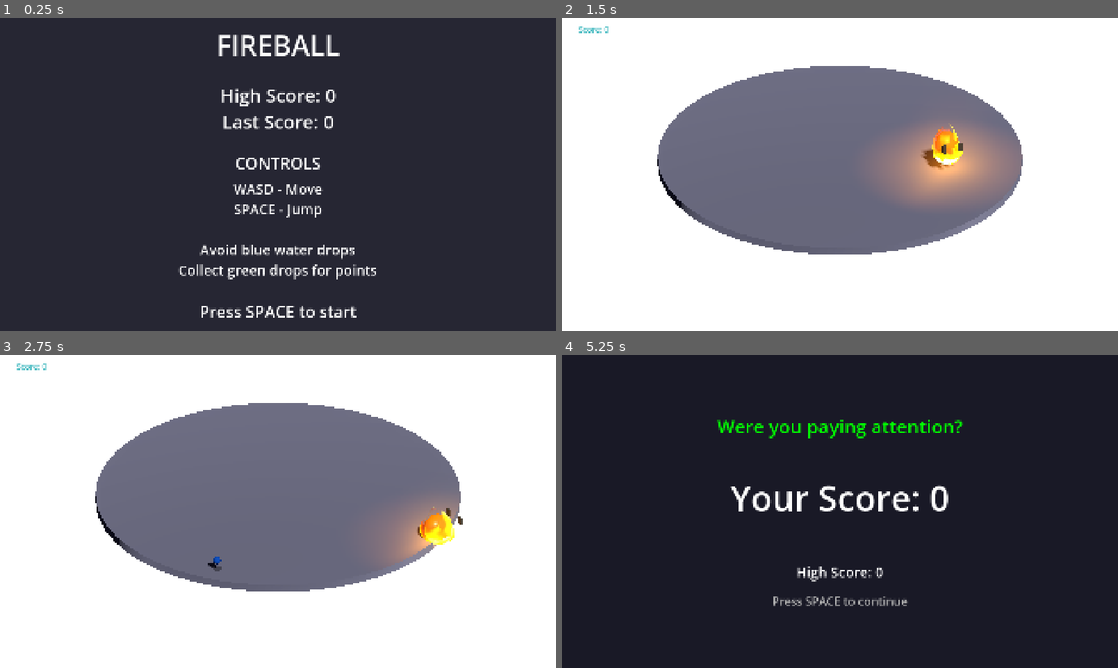
Above: before the commit, frames 1-4 (two rows, left to right).
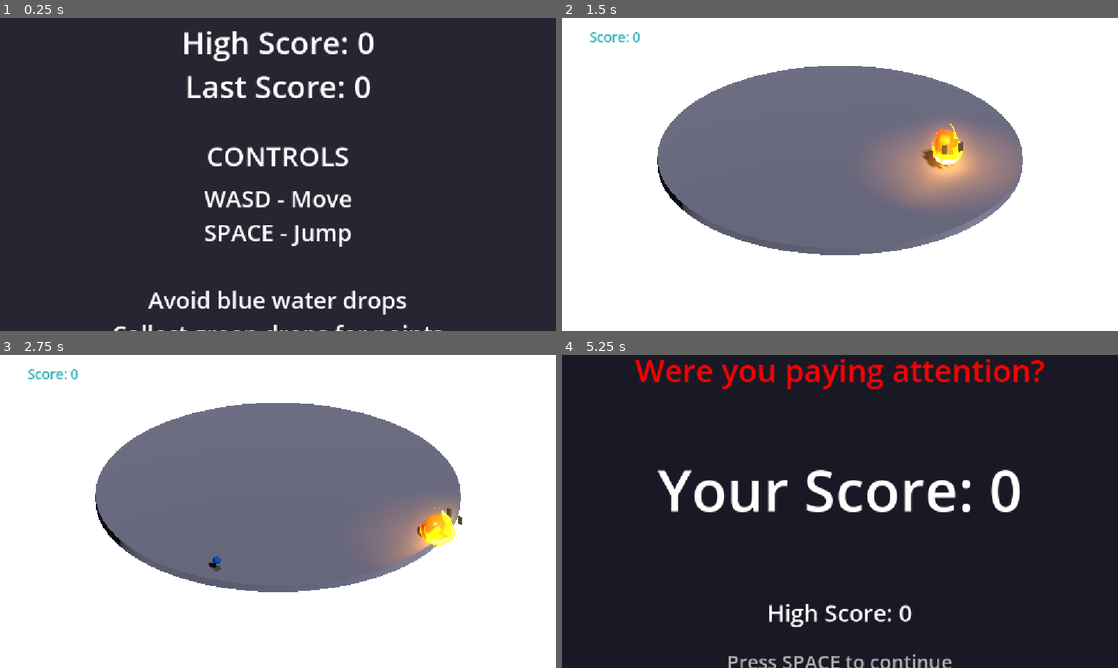
Above: after the commit, the same moments.

Repository: cquehl/GodotJam
Game: Godot game, scene res://scenes/title_screen.tscn
The game is run twice, just before and just after one commit, with the same random seed, the same clock (stepped at 60 frames per second) and the same inputs.
Inputs:
- Up to frame 1 (0.25 s): no input
- Up to frame 2 (1.5 s): tap Space (jump) at 0.5, 0.6, 0.77, 1.07, 1.35 s; hold D (move_right) 0.53-1.28 s; hold S (move_down) from 1.28 s (still down)
- Up to frame 3 (2.75 s): tap Space (jump) at 1.52, 1.82, 2.1 s; release S (move_down) at 2.03 s; hold D (move_right) from 2.03 s (still down)
- Up to frame 4 (5.25 s): release D (move_right) at 2.78 s; hold W (move_up) 2.78-3.53 s; tap Space (jump) at 2.85, 3.02, 3.32, 3.6, 3.77, 4.07, 4.35, 4.52, 4.82, 5.1 s; hold A (move_left) 3.53-5.03 s; hold S (move_down) from 5.03 s (still down)

The runs differ from the first frame. In frame 1, 8.2% of the frame differs, in the area x 20-80%, y 4-100%; in frame 2, 0.8%; in frame 3, 0.8%; in frame 4, 8.5%, in the area x 13-87%, y 1-100%.

Commit message:
good working state

Diff:
--- a/godot-jam/project.godot
+++ b/godot-jam/project.godot
@@ -21,8 +21,6 @@
 
 [display]
 
-window/size/viewport_width=1920
-window/size/viewport_height=1080
 window/stretch/mode="canvas_items"
 window/stretch/aspect="expand"
 
--- a/godot-jam/scripts/droplet_spawner.gd
+++ b/godot-jam/scripts/droplet_spawner.gd
@@ -105,7 +105,7 @@
 	next_spawn_time = randf_range(spawn_interval_min, spawn_interval_max)
 
 func _spawn_droplet() -> void:
-	if GameManager.score >=15:
+	if GameManager.score >=18:
 		_spawn_targeted_droplet()
 
 	var droplet = droplet_scene.instantiate()
@@ -118,7 +118,7 @@
 	# Gold power-up: 1/10 chance after 10 seconds, if not already powered up
 	var is_gold := false
 	if GameManager.game_time >= 10.0 and not GameManager.is_powered_up:
-		if randi() % 10 == 0:
+		if randi() % 20 == 0:
 			droplet.make_gold()
 			is_gold = true
 
--- a/godot-jam/scripts/game_over_screen.gd
+++ b/godot-jam/scripts/game_over_screen.gd
@@ -16,27 +16,33 @@
 	var message: String
 	var color: Color
 
-	if score == 0:
+	if randi() % 6 == 0:
+		message = "Did you even jump?"
+		color = Color(0.983, 0.372, 0.692, 1.0)
+	elif randi() % 12 == 0:
+		message = "You gotta jump!"
+		color = Color(0.184, 0.961, 0.859, 1.0)
+	elif score == 0:
 		message = "Were you paying attention?"
-		color = Color.GREEN
+		color = Color.RED
 	elif score <= 3:
 		message = "Watch out next time!"
-		color = Color.LIME
+		color = Color.ORANGE
 	elif score <= 7:
 		message = "I hope you had fun!"
 		color = Color.YELLOW
 	elif score <= 14:
 		message = "Wow, that's impressive!"
-		color = Color.ORANGE
+		color = Color.BLUE
 	elif score <= 20:
 		message = "Seriously!!! You are impressive!"
-		color = Color.CORAL
+		color = Color.INDIGO
 	elif score <= 29:
 		message = "You're on fire! Literally!"
-		color = Color.HOT_PINK
+		color = Color.LAWN_GREEN
 	else:
 		message = "You win! I didn't think this was possible. GGz"
-		color = Color.CYAN
+		color = Color.VIOLET
 
 	message_label.text = message
 	message_label.add_theme_color_override("font_color", color)
--- a/godot-jam/scripts/water_droplet.gd
+++ b/godot-jam/scripts/water_droplet.gd
@@ -33,12 +33,28 @@
 	var shadow_scale := shadow_base - (bob_offset * 0.3)
 	shadow.scale = Vector3(shadow_scale, 1.0, shadow_scale)
 
-	# Fade blue droplets when player is powered up
+	# Visual feedback for blue droplets during power-up
 	if not is_collectible and not is_gold:
-		var target_alpha := 0.4 if GameManager.is_powered_up else 1.0
 		var mat := mesh.get_surface_override_material(0) as StandardMaterial3D
 		if mat:
-			mat.albedo_color.a = lerpf(mat.albedo_color.a, target_alpha, delta * 5.0)
+			var target_alpha := 1.0
+			if GameManager.is_powered_up:
+				var time_left := GameManager.power_up_timer
+				var time_elapsed := GameManager.POWER_UP_DURATION - time_left
+
+				if time_elapsed < 1.0:
+					# First second: rapid flicker
+					target_alpha = 0.3 if fmod(time_elapsed * 12.0, 1.0) < 0.5 else 0.8
+				elif time_left > 2.0:
+					# Middle: steady 60% opacity
+					target_alpha = 0.4
+				else:
+					# Last 2 seconds: slowly phase back to solid
+					var blink_speed := lerpf(2.0, 6.0, 1.0 - (time_left / 2.0))
+					var blink := sin(time_left * blink_speed * PI) * 0.5 + 0.5
+					target_alpha = lerpf(0.4, 1.0, blink)
+
+			mat.albedo_color.a = lerpf(mat.albedo_color.a, target_alpha, delta * 10.0)
 
 func set_direction(dir: Vector3) -> void:
 	velocity = dir.normalized() * speed
